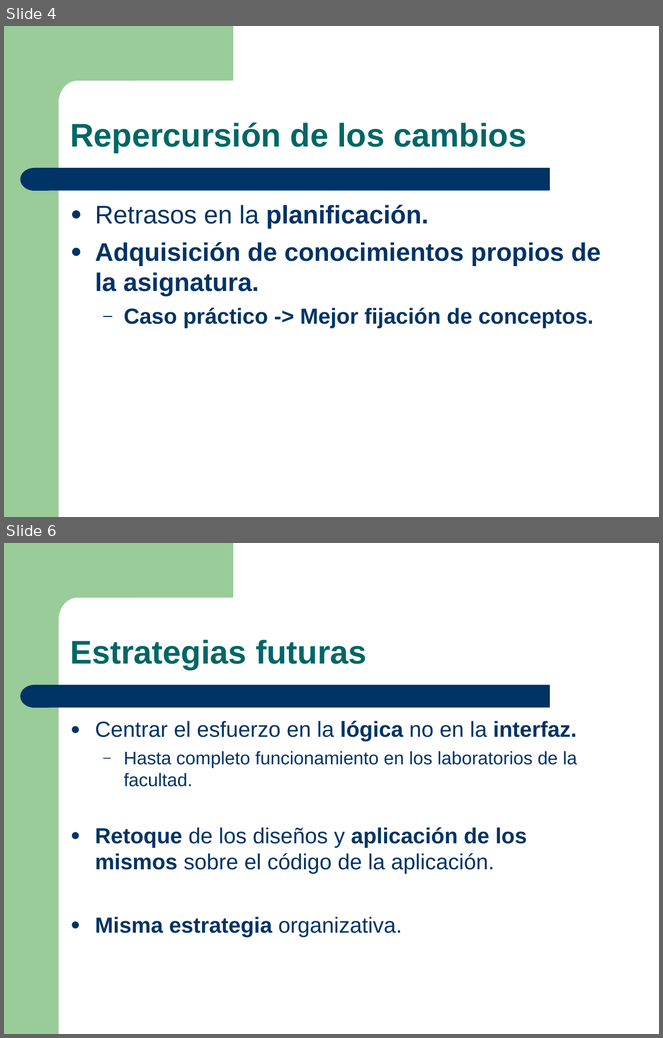
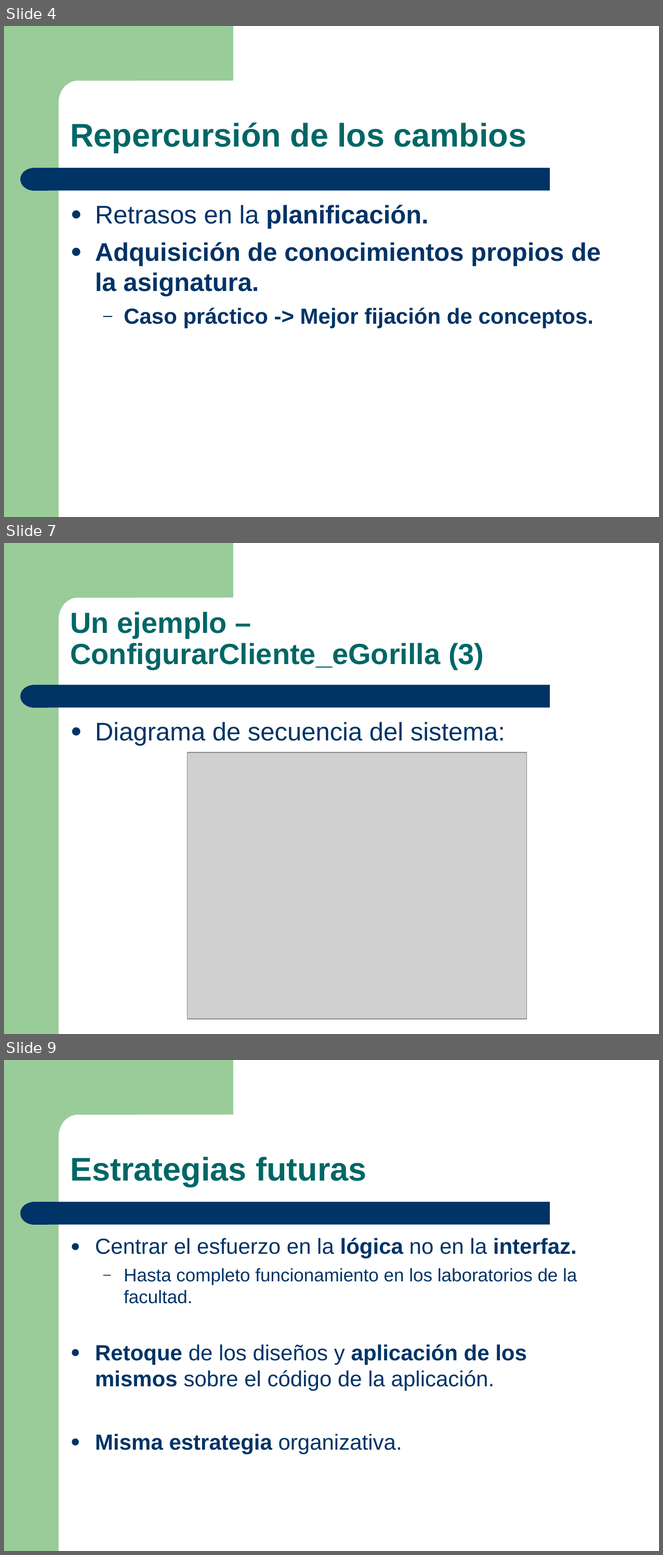
Before and after one commit to munsuri/egorilla, a slide deck: doc/presentaciones/Presentacion_01-04-2009.ppt. Shown one above the other, each under a label of ours: slides 4 and 6 before the commit, slides 4, 7 and 9 after it; the slides between them are not shown. The pictures are 663x1038 and 663x1555 pixels, drawn with LibreOffice and Linux fonts; fonts in the diff are those of the drawing; grey boxes stand for pictures. Boxes give left, top, right and bottom in pixels: in the first picture for what was removed or moved away, otherwise in the second. Text is boxed around its words. In the diff, an @@ line names an element or a change of style, - is before the commit and + after.

```diff
--- a/doc/presentaciones/Presentacion_01-04-2009.ppt
+++ b/doc/presentaciones/Presentacion_01-04-2009.ppt
@@ slide 7 added at <box>4,543,659,1034</box>, background #FFFFFF; not listed: 4 template elements that a slide beside it also shows @@
@@ text added at <box>70,612,484,670</box>, 32 pt, text #006666, bold @@
+Un ejemplo – ConfigurarCliente_eGorilla (3)
@@ text added at <box>95,722,505,746</box>, 28 pt, text #003366 @@
+● Diagrama de secuencia del sistema:
@@ picture added at <box>188,753,528,1019</box> @@
@@ what was slide 6 is now slide 9 @@
```
Also in this commit, not shown: 3 slides changed, 3 other slides added, 1 slide removed.
